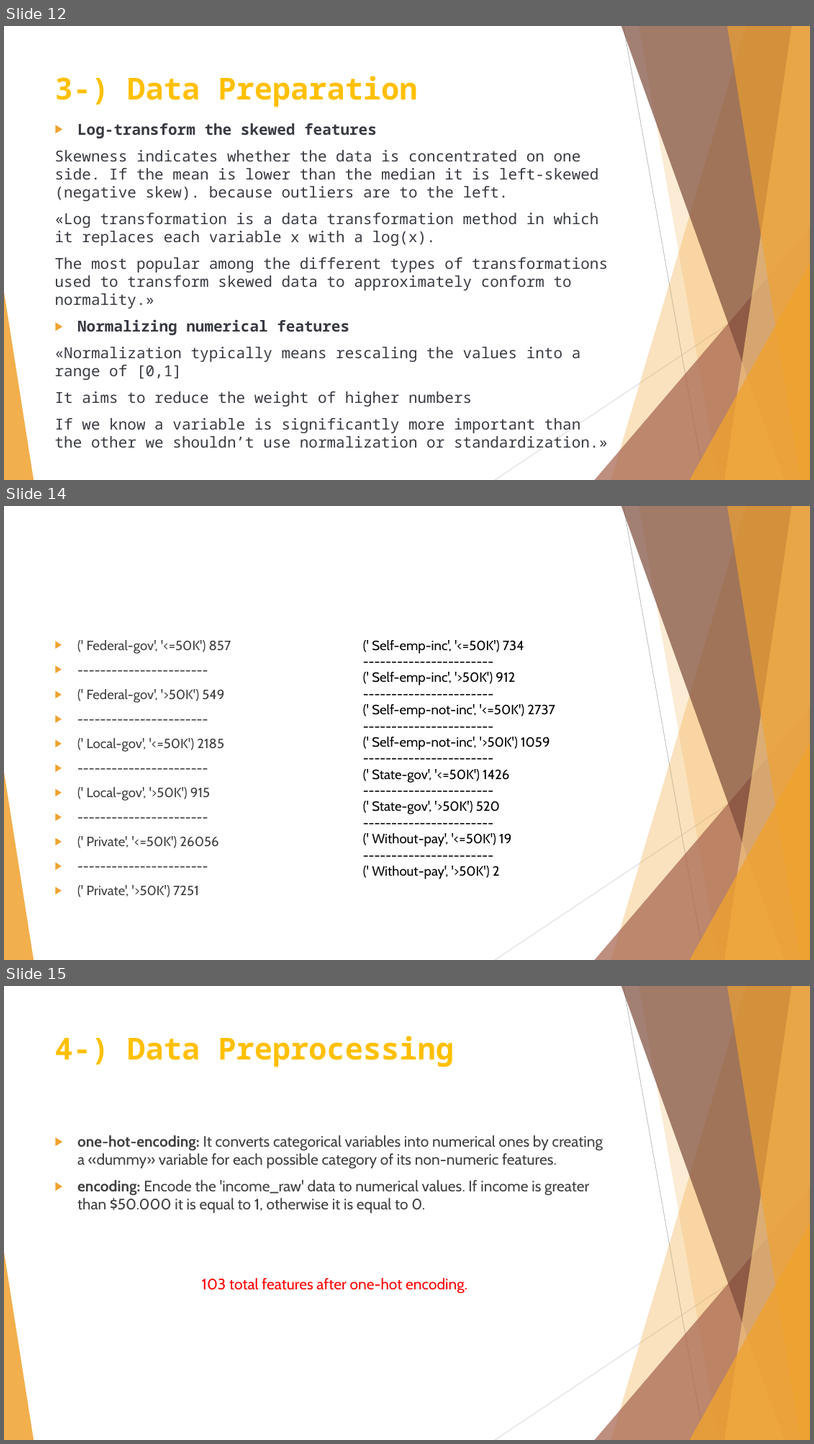
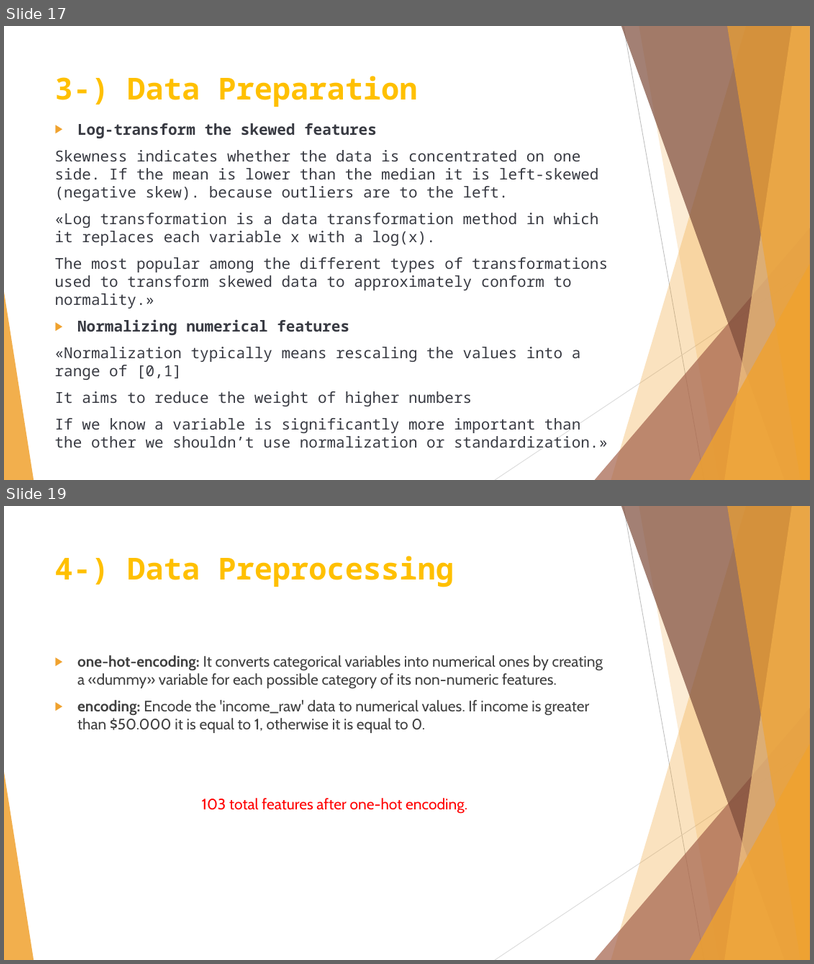
Before and after one commit to badicev/finding_donors, a slide deck: MLCharity-BaşakDilaraÇevik.pptx. Shown one above the other, each under a label of ours: slides 12, 14 and 15 before the commit, slides 17 and 19 after it; the slides between them are not shown. The pictures are 814x1444 and 814x964 pixels, drawn with LibreOffice and Linux fonts; fonts in the diff are those of the drawing. Boxes give left, top, right and bottom in pixels: in the first picture for what was removed or moved away, otherwise in the second. Text is boxed around its words. In the diff, an @@ line names an element or a change of style, - is before the commit and + after.

```diff
--- a/MLCharity-BaşakDilaraÇevik.pptx
+++ b/MLCharity-BaşakDilaraÇevik.pptx
@@ slide 14 removed at <box>4,506,810,960</box>, background #FFFFFF; not listed: 10 template elements that a slide beside it also shows @@
@@ text removed at <box>87,640,232,897</box> @@
-▶ (' Federal-gov', '<=50K') 857
-▶ -----------------------
-▶ (' Federal-gov', '>50K') 549
-▶ -----------------------
-▶ (' Local-gov', '<=50K') 2185
-▶ -----------------------
-▶ (' Local-gov', '>50K') 915
-▶ -----------------------
-▶ (' Private', '<=50K') 26056
-▶ -----------------------
-▶ (' Private', '>50K') 7251
@@ text removed at <box>372,640,556,879</box> @@
-(' Self-emp-inc', '<=50K') 734
------------------------
-(' Self-emp-inc', '>50K') 912
------------------------
-(' Self-emp-not-inc', '<=50K') 2737
------------------------
-(' Self-emp-not-inc', '>50K') 1059
------------------------
-(' State-gov', '<=50K') 1426
------------------------
-(' State-gov', '>50K') 520
------------------------
-(' Without-pay', '<=50K') 19
------------------------
-(' Without-pay', '>50K') 2
@@ what was slide 12 is now slide 17 @@
@@ what was slide 15 is now slide 19 @@
```
Also in this commit, not shown: 8 slides changed, 13 slides added, 3 other slides removed, 41 other files.
